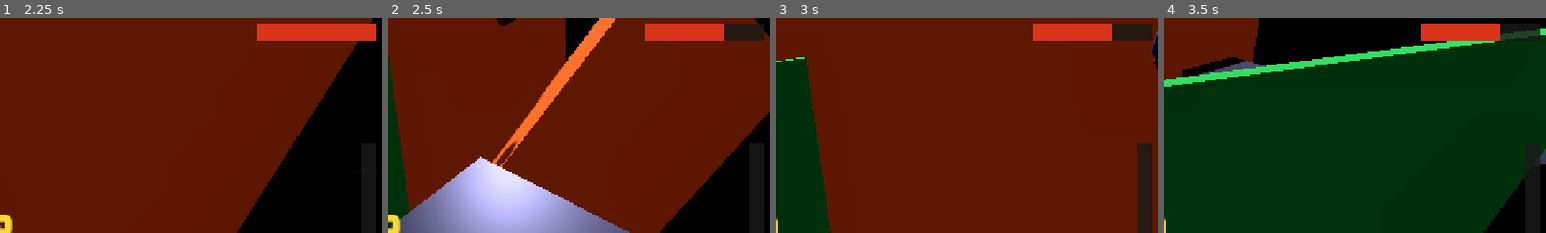
Above: before the commit, frames 1-4 (left to right).
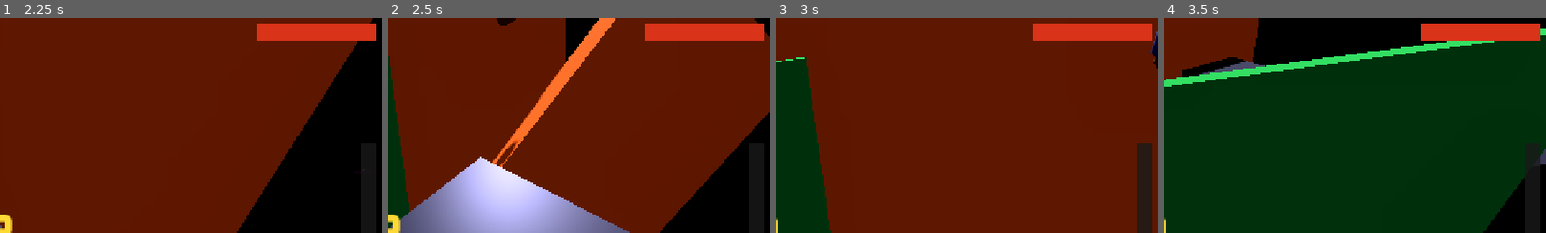
Above: after the commit, the same moments.

Repository: Dinozor/space-jumper
Game: Godot game, scene res://game/main/main.tscn
The game is run twice, just before and just after one commit, with the same random seed, the same clock (stepped at 60 frames per second) and the same inputs.
Inputs:
- Up to frame 1 (2.25 s): click "Play" at 0.5 s; tap Enter at 1.25 s; hold W (move_forward) from 1.28 s (still down)
- Up to frame 2 (2.5 s): keep holding W (move_forward)
- Up to frame 3 (3 s): release W (move_forward) at 2.78 s; hold A (move_left) from 2.78 s (still down)
- Up to frame 4 (3.5 s): keep holding A (move_left)
The pictures show only the part of the screen within x 50-100%, y 0-50%; the shares and areas given below are measured in that part.

Frame 1 is identical in both runs. In frame 2, 0.8% of the frame differs, in the area x 88-99%, y 2-11%; in frame 3, 0.8%; in frame 4, 0.8%.

Commit message:
fix(player): player is invincible during intro boost sequence
Added invincible flag to Player; take_damage() returns early when set.
Game sets it true in _begin_intro() and clears it alongside input_locked
when the jetpack depletes and control is handed to the player.

Diff:
--- a/game/gameplay/game.gd
+++ b/game/gameplay/game.gd
@@ -80,6 +80,7 @@
 func _begin_intro() -> void:
 	_player.position.y = INTRO_START_Y
 	_player.input_locked = true
+	_player.invincible = true
 	_player.set_physics_process(true)
 	_player.start_jetpack()
 	_intro_active = true
@@ -92,6 +93,7 @@
 	_intro_active = false
 	_game_started = true
 	_player.input_locked = false
+	_player.invincible = false
 	_hud.show_countdown_go()
 	get_tree().create_timer(0.5).timeout.connect(_hud.hide_countdown)
 
--- a/game/player/player.gd
+++ b/game/player/player.gd
@@ -25,6 +25,7 @@
 var stats: PlayerStats = PlayerStats.new()
 
 var input_locked: bool = false
+var invincible: bool = false
 
 var _velocity: Vector3 = Vector3.ZERO
 var _lateral_bounce: Vector3 = Vector3.ZERO
@@ -72,6 +73,8 @@
 
 
 func take_damage(amount: int) -> void:
+	if invincible:
+		return
 	stats.health -= amount
 	AudioManager.play_damage()
 	damaged.emit(amount)
Not shown, changed: TODO.md
